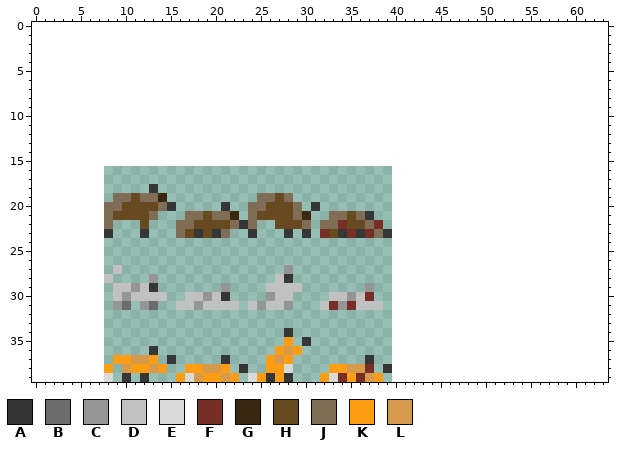
Pixel-art sprite -- resources/animals/animals.png. The picture above is the old version.
The file is 32x24 pixels. The old version is drawn lined up with the new one, on the new canvas.
Palette (. is transparent): A #363636  B #6c6c6c  C #959595  D #c1c1c1  E #d9d9d9  F #772e24  G #382812  H #684a21  J #806d55  K #ff9e13  L #d69a4c
Pixels before (only the part around the change), first column x 0:
 0 ................................................................
 1 ................................................................
 2 ................................................................
 3 ................................................................
 4 ................................................................
 5 ................................................................
 6 ................................................................
 7 ................................................................
 8 ................................................................
 9 ................................................................
10 ................................................................
11 ................................................................
12 ................................................................
13 ................................................................
14 ................................................................
15 ................................................................
16 ................................................................
17 ................................................................
18 .............A..................................................
19 .........JJHJJG..........JJHJ...................................
20 ........JJHHHHJA.....A..JJHHHJ.A................................
21 ........JHHHHJ...JJHJJG.JHHHHJG..JJHJA..........................
22 ........J...H...JJHHHHJAJ..HHHJ.JJFHHJF.........................
23 ........A...A...JHAHAJ..A...A.A.FHAFAFJA........................
24 ................................................................
25 ................................................................
26 ................................................................
27 .........D..................C...................................
28 ........D....C.............DA...................................
29 .........DDCDA.......C....DDDD.......C..........................
30 .........DCDDDD..DDCDA....CDD....DDCDF..........................
31 .........CB.CB..DDCDDDD.DCDDC...DFCFDDD.........................
32 ................................................................
33 ................................................................
34 ............................A...................................
35 ............................K.A.................................
36 .............A.............KLK..................................
37 .........KKLLK.A.....A....KLK........A..........................
38 ........K.LKKLK..KKLLK.A..KKE....KKLLF.A........................
39 ........E.A.A...KELKKLK.EKAKA...KEFKFLK.........................
And afterwards:
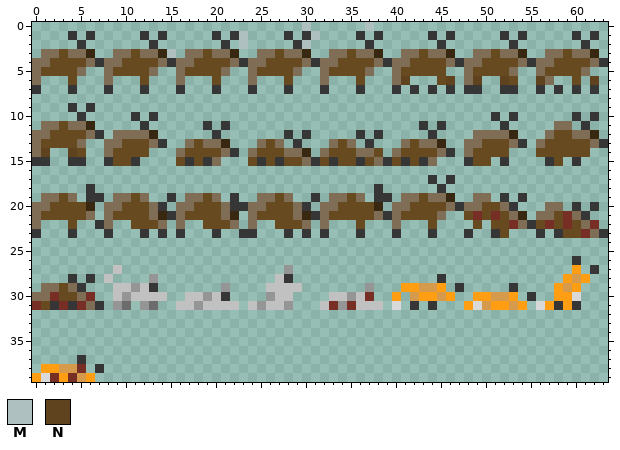
Colours new in this view: M #afc0c1  N #5e431e
Diff:
canvas 32x24 -> 64x40, the old top-left corner now at 8,16
Changed rows in their new state; - is an unchanged pixel.
first column x 0:
 0 ------------------------------M------M--------------------------
 1 ----A-A-----A-A-----A-AM----A-AM----A-A-----A-A-----A-A-----A-A-
 2 -----A-------A-------A-M-----AM------A-------A-------A-------A--
 3 -JJHJJG--JJHJJGM-JJHJJG--JJHJJG--JJHJJG--JJHJJG--JJHJJG--JJHJJG-
 4 JJHHHHJAJJHHHHJAJJHHHHJAJJHHHHJAJJHHHHJAJJHHHHJAJJHHHHJAJJHHHHJA
 5 JHHHHJ--JHHHHJ--JHHHHJ--JHHHHJ--JHHHHJ--JHHHHH--JHHHHJ--JHHHHJ--
 6 J---H---J---H---J---H---J---H---J---H---JN---HN-JN--NH--NJ--H-N-
 7 A---A---A---A---A---A---A---A---A---A---A-A-A-A-AA--AA--A-A-A-A-
 9 ----A-A---------------------------------------------------------
10 -----A-----A-A-------------------------------------A-A------A-A-
11 -JJHJJG-----A------A-A---------------------A-A------A-----JJ-A--
12 JJHHHHJA-JJJJG------A-------A-A-----A-A-----A----JJJJG---JHHJJG-
13 JHHHHJ--JJHHHJA--JHJJG---JHJ-A---JHJ-A---JHJJG--JJHHHJA-JHHHHHJA
14 JN--NH--JHHHH---JHHHHJA-JHHHJJG-JHHHJJH-JHHHHJA-JHHHH---HHHHHH--
15 AA--AA--AHHA----HAHAJ---HAHAHHJAHAHHAHJAHAHAJ---AHH-A----AH-A---
17 --------------------------------------------A-A-----------------
18 ------A------.------------------------A------A------------------
19 -JJHJ-AA-----..A-JJHJ-A--------A-JJHJ-AA-JJHJJG--JJ-A-A---------
20 JJHHHHG------JA.JJHHHJAA------A.JJHHHHG-JJHHHHJAJJHHJA---JJ-A-A-
21 JHHHHHJ-------GAJHH-H----------AJHH-HHJAJHHHHJ--HFHFHJG-JJHFJA--
22 J---H--A---H-HJ--..----.---------...-..-J---H----H-HHFJAHFHFHJF-
23 A---A---------A-A...-.-A--------A...-...A---A---A--AH---A-AHHFJA
26 ------------------------------------------------------------A---
27 ------------------------------------------------------------K-A-
28 ----A-A--------------------------------------A-------------KLK--
29 -JJHJA-----------------------------------KKLLK-A-----A----KLK---
30 JJFHHJF---------------------------------K-LKKLK--KKLLK-A--KKE---
31 FHAFAFJA--------------------------------E-A-A---KELKKLK-EKAKA---
34 ----------------------------.-----------------------------------
35 ----------------------------.-.---------------------------------
36 -------------.-------------...----------------------------------
37 -----A---.....-.-----.----...--------.--------------------------
38 -KKLLF-A.-.....--.....-.--...----.....-.------------------------
39 KEFKFLK-.-.-.---.......-.....---.......-------------------------
